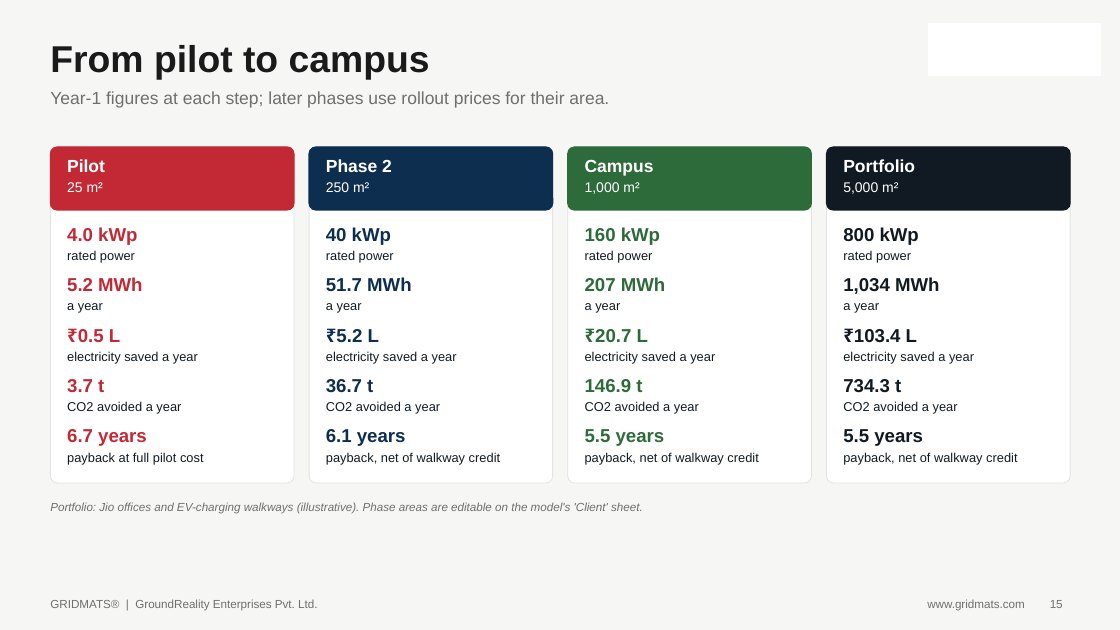
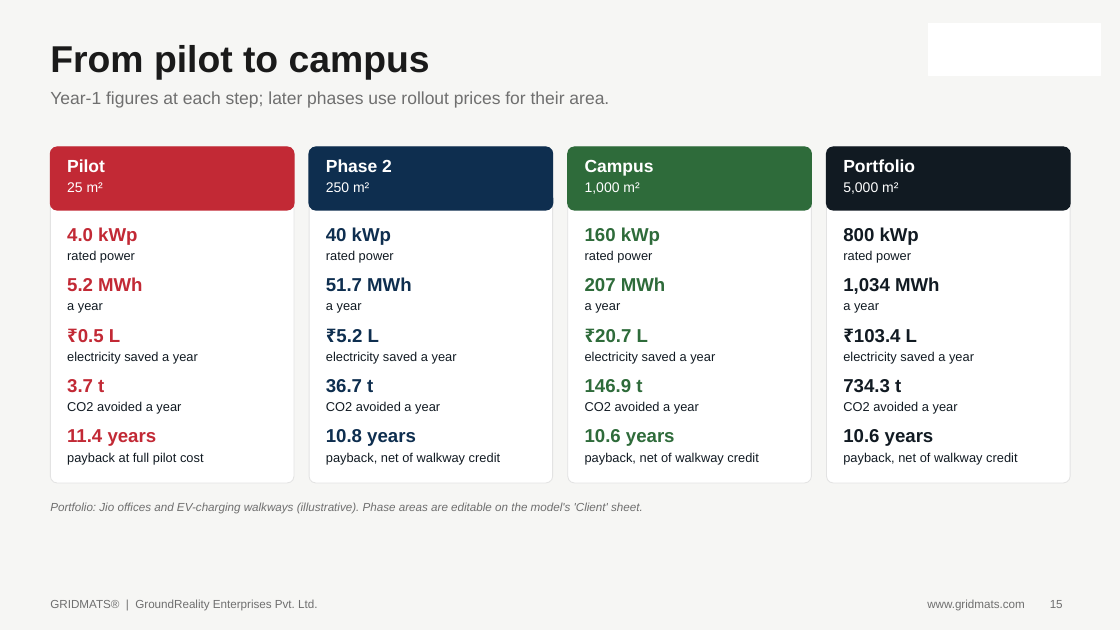
Before and after one commit to bprathap79/gridmats-monitor, a slide deck: slide 15 of solar-walkway-template/output/reliance-jio/GridMats_Solar_Walkway_Proposal_Reliance_Jio.pptx. Drawn at 1120x630 pixels with LibreOffice and Linux fonts; fonts in the diff are those of the drawing; background and template pictures are left out. Boxes give left, top, right and bottom in pixels: in the first picture for what was removed or moved away, otherwise in the second. Text is boxed around its words. In the diff, an @@ line names an element or a change of style, - is before the commit and + after.

```diff
--- a/solar-walkway-template/output/reliance-jio/GridMats_Solar_Walkway_Proposal_Reliance_Jio.pptx
+++ b/solar-walkway-template/output/reliance-jio/GridMats_Solar_Walkway_Proposal_Reliance_Jio.pptx
@@ text at [67, 429, 157, 446]: text changed @@
-6.7 years
+11.4 years
@@ text at [326, 429, 416, 446]: text changed @@
-6.1 years
+10.8 years
@@ text at [585, 429, 675, 446]: text changed @@
-5.5 years
+10.6 years
@@ text at [843, 429, 934, 446]: text changed @@
-5.5 years
+10.6 years
```
Also in this commit, not shown: 8 other slides changed, 9 other files.
